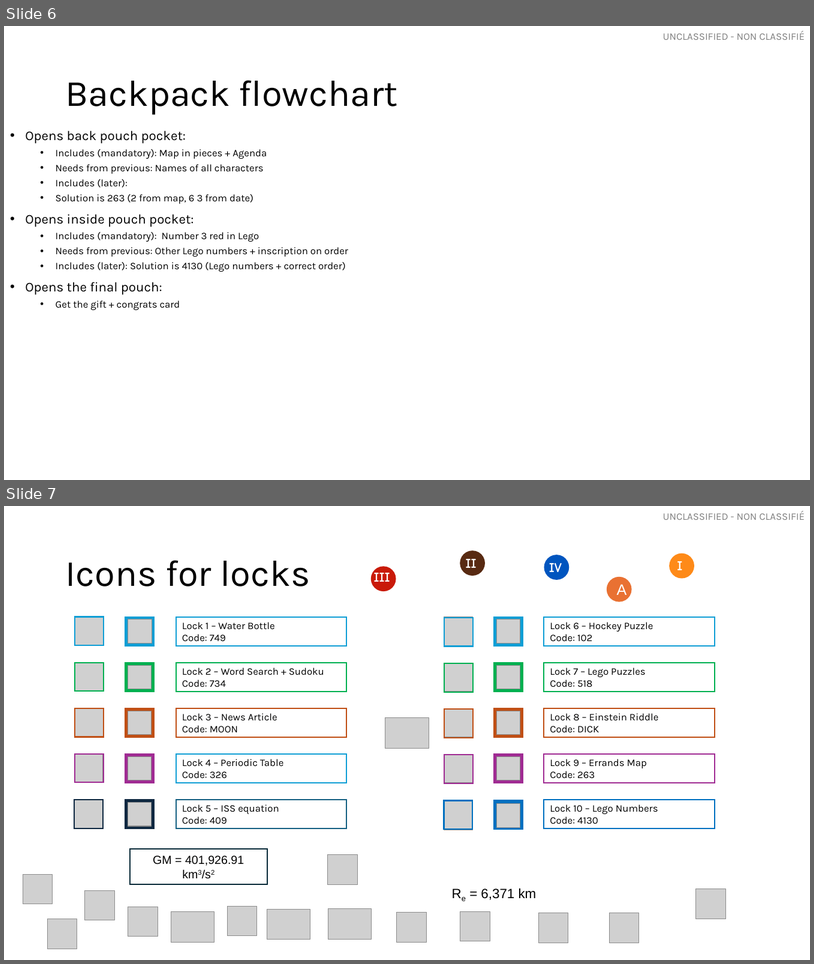
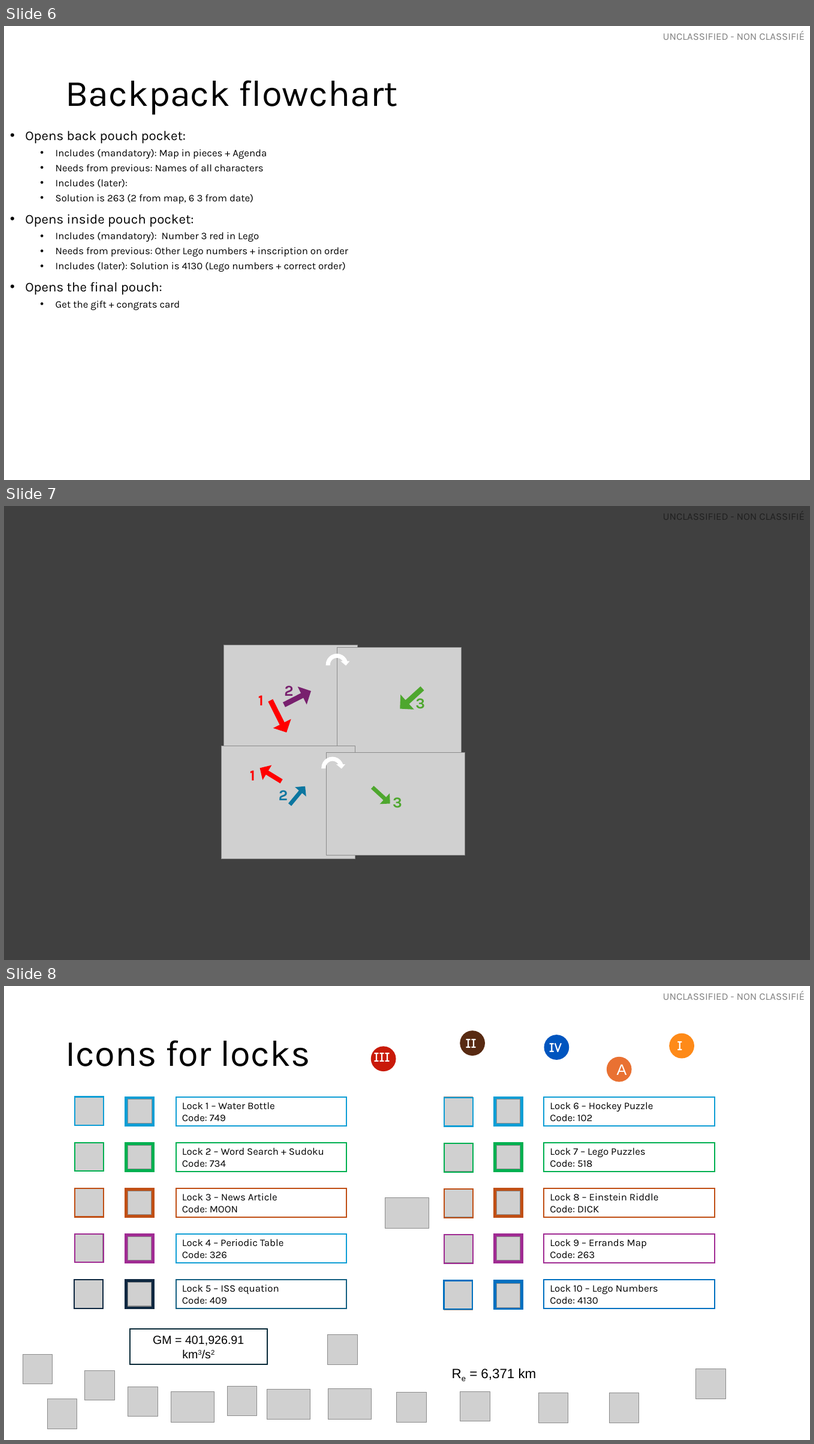
Before and after one commit to OttawaVisuals/EscapeBackpack, a slide deck: Hiking_Trip/Helper_Graphs.pptx. Shown one above the other, each under a label of ours: slides 6 and 7 before the commit, slides 6, 7 and 8 after it. The pictures are 814x964 and 814x1444 pixels, drawn with LibreOffice and Linux fonts; fonts in the diff are those of the drawing; grey boxes stand for pictures. Boxes give left, top, right and bottom in pixels: in the first picture for what was removed or moved away, otherwise in the second. Text is boxed around its words. In the diff, an @@ line names an element or a change of style, - is before the commit and + after.

```diff
--- a/Hiking_Trip/Helper_Graphs.pptx
+++ b/Hiking_Trip/Helper_Graphs.pptx
@@ slide 7 added at (x1=4, y1=506, x2=810, y2=960), background #404040 @@
@@ picture added at (x1=224, y1=645, x2=358, y2=761) @@
@@ picture added at (x1=338, y1=647, x2=461, y2=760) @@
@@ circular arrow added at (x1=325, y1=653, x2=349, y2=676), fill #FFFFFF, outline #FFFFFF 1.5 pt @@
@@ right arrow added at (x1=281, y1=684, x2=314, y2=712), fill #78206E, outline #78206E 1.5 pt @@
@@ text added at (x1=284, y1=685, x2=293, y2=700), 18 pt, text #78206E, bold @@
+2
@@ right arrow added at (x1=395, y1=682, x2=428, y2=714), fill #4EA72E, outline #4EA72E 1.5 pt @@
@@ text added at (x1=258, y1=695, x2=264, y2=705), 18 pt, text #FF0000, bold @@
+1
@@ right arrow added at (x1=264, y1=697, x2=294, y2=735), fill #FF0000, outline #FF0000 1.5 pt @@
@@ text added at (x1=416, y1=695, x2=425, y2=709), 18 pt, text #4EA72E, bold @@
+3
@@ picture added at (x1=221, y1=746, x2=355, y2=859) @@
@@ circular arrow added at (x1=321, y1=756, x2=345, y2=780), fill #FFFFFF, outline #FFFFFF 1.5 pt @@
@@ picture added at (x1=327, y1=752, x2=465, y2=855) @@
@@ text added at (x1=250, y1=770, x2=255, y2=780), 18 pt, text #FF0000, bold @@
+1
@@ right arrow added at (x1=257, y1=762, x2=285, y2=787), fill #FF0000, outline #FF0000 1.5 pt @@
@@ text added at (x1=279, y1=790, x2=288, y2=800), 18 pt, text #0B76A0, bold @@
+2
@@ right arrow added at (x1=286, y1=783, x2=309, y2=808), fill #0B76A0, outline #0B76A0 1.5 pt @@
@@ right arrow added at (x1=369, y1=784, x2=393, y2=807), fill #4EA72E, outline #4EA72E 1.5 pt @@
@@ text added at (x1=393, y1=797, x2=402, y2=808), 18 pt, text #4EA72E, bold @@
+3
@@ what was slide 7 is now slide 8 @@
```
Also in this commit, not shown: 1 other slide added, 1 slide removed, 4 other files.
